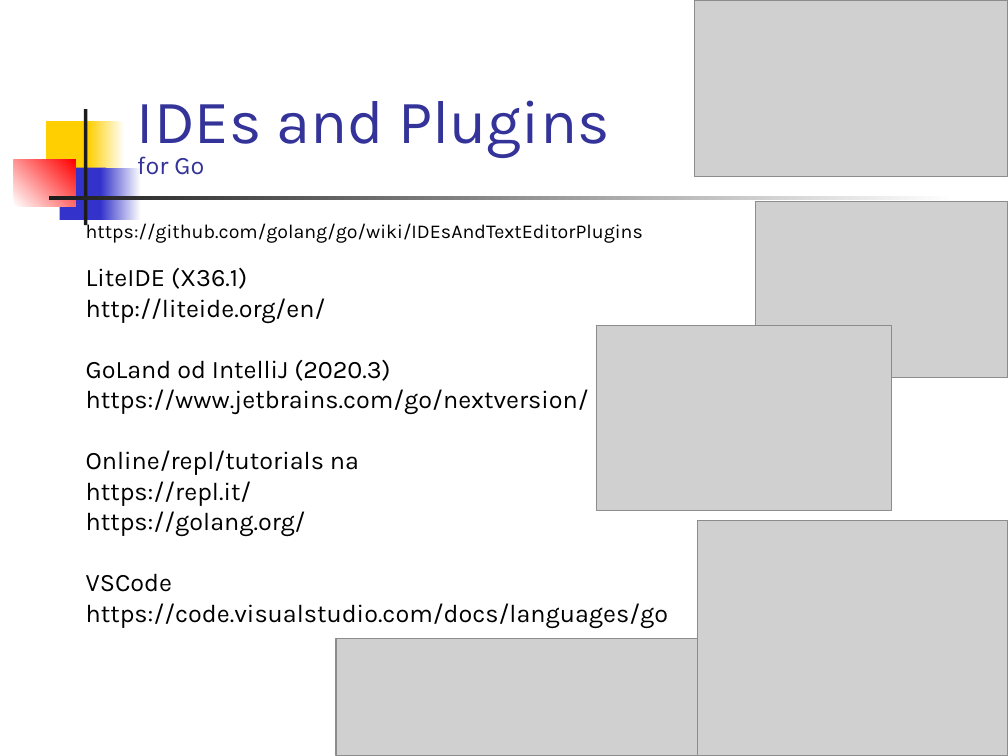
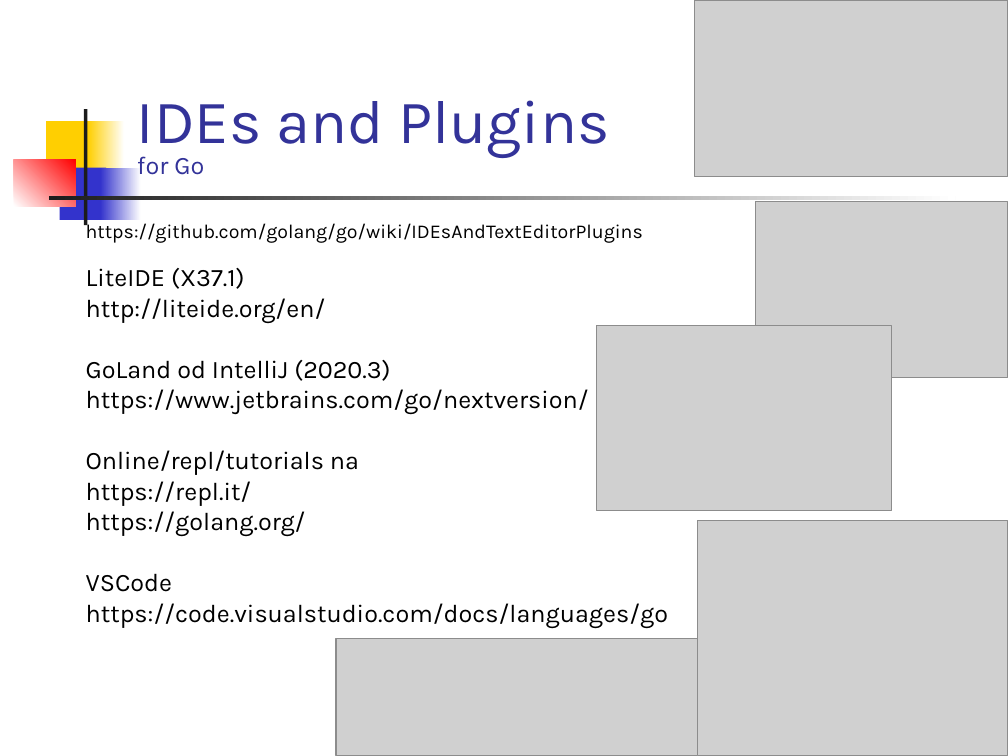
Before and after one commit to paradigmy/Prednasky, a slide deck: slide 2 of 02/go1.ppt. Drawn at 1008x756 pixels with LibreOffice and Linux fonts; fonts in the diff are those of the drawing; grey boxes stand for pictures. Boxes give left, top, right and bottom in pixels: in the first picture for what was removed or moved away, otherwise in the second. Text is boxed around its words. In the diff, an @@ line names an element or a change of style, - is before the commit and + after.

```diff
--- a/02/go1.ppt
+++ b/02/go1.ppt
@@ text at [86,268,245,289]: text changed @@
-LiteIDE (X36.1)
+LiteIDE (X37.1)
```
Also in this commit, not shown: 5 other slides changed, 1 other file.
